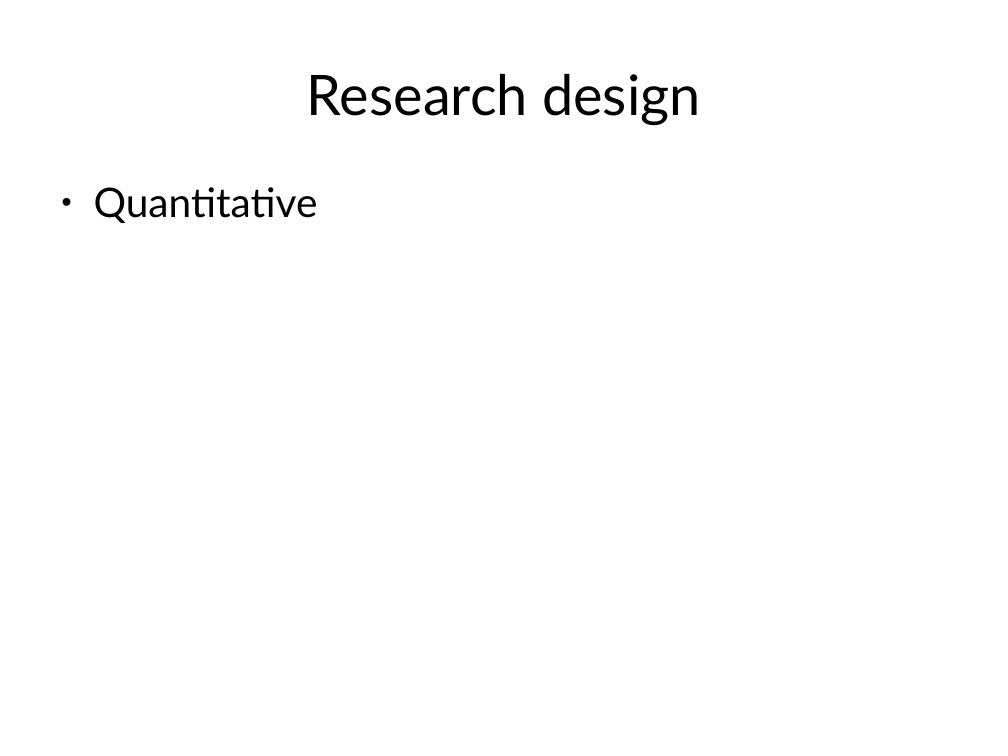
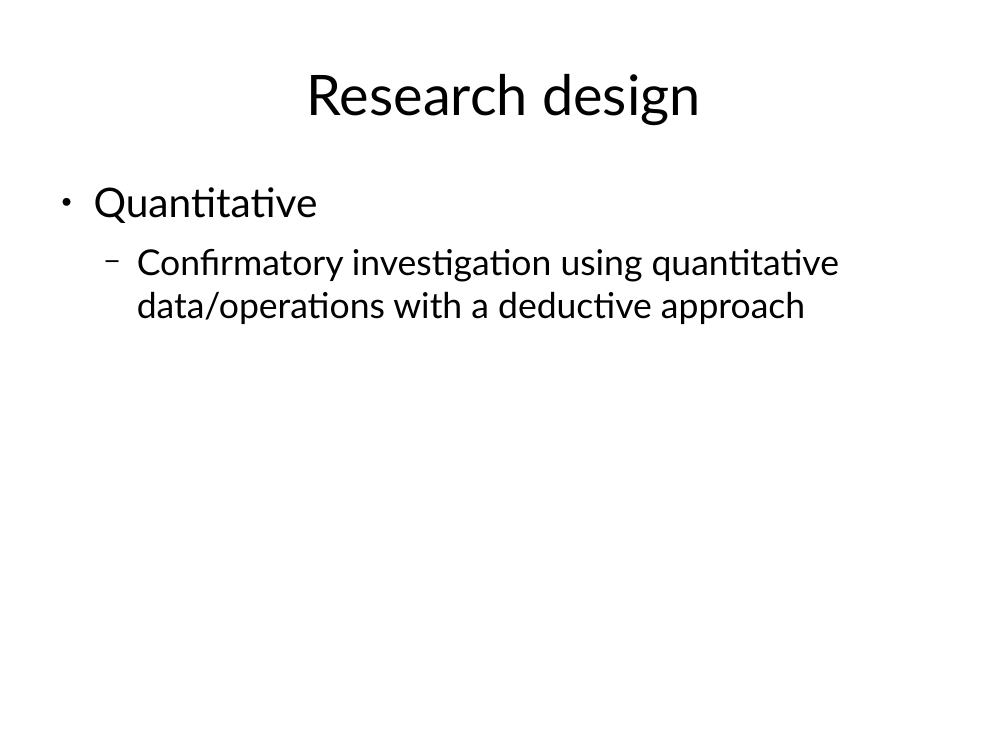
Before and after one commit to afcmrp/exjobb, a slide deck: slide 8 of Admin/planning_presentation.odp. Drawn at 1008x756 pixels with LibreOffice and Linux fonts; fonts in the diff are those of the drawing. Boxes give left, top, right and bottom in pixels: in the first picture for what was removed or moved away, otherwise in the second. Text is boxed around its words. In the diff, an @@ line names an element or a change of style, - is before the commit and + after.

Commit message:
pres

```diff
--- a/Admin/planning_presentation.odp
+++ b/Admin/planning_presentation.odp
@@ text at [137,249,839,324]: paragraph added @@
+  − Confirmatory investigation using quantitative data/operations with a deductive approach
```
